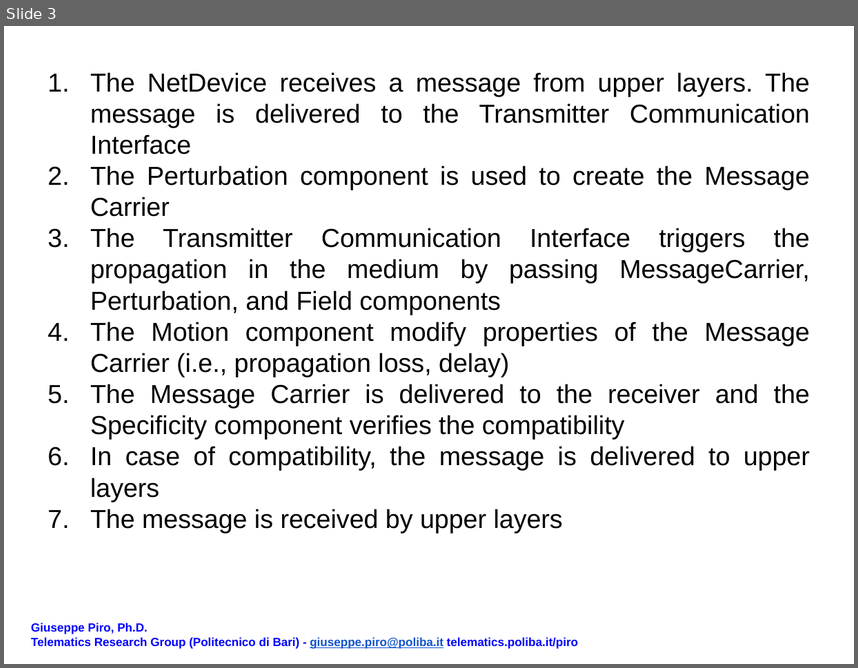
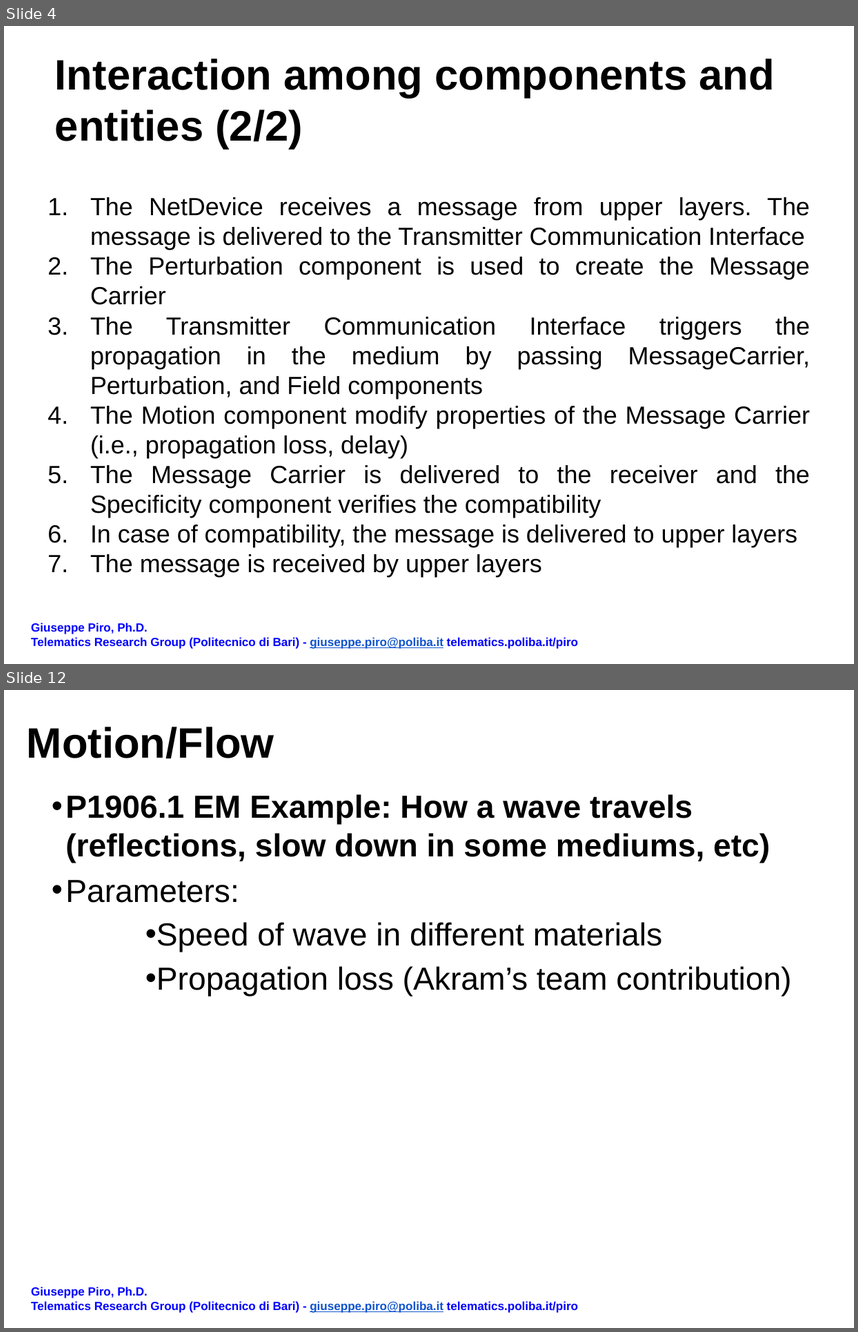
Before and after one commit to EnzoRong1013/ieee-p1906-1-reference-code, a slide deck: docs/mapping_scheme.pptx. Shown one above the other, each under a label of ours: slide 3 before the commit, slides 4 and 12 after it; the slides between them are not shown. The pictures are 858x668 and 858x1332 pixels, drawn with LibreOffice and Linux fonts; fonts in the diff are those of the drawing. Boxes give left, top, right and bottom in pixels: in the first picture for what was removed or moved away, otherwise in the second. Text is boxed around its words. In the diff, an @@ line names an element or a change of style, - is before the commit and + after.

Commit message:
updated presentation on em example

```diff
--- a/docs/mapping_scheme.pptx
+++ b/docs/mapping_scheme.pptx
@@ slide 12 added at [4, 690, 854, 1328], background #FFFFFF @@
@@ title added at [27, 727, 274, 759], 36 pt, text #000000, bold @@
+Motion/Flow
@@ text added at [65, 794, 791, 996], 27 pt, text #000000 @@
+• P1906.1 EM Example: How a wave travels (reflections, slow down in some mediums, etc)
+• Parameters:
+  • Speed of wave in different materials
+  • Propagation loss (Akram’s team contribution)
@@ text added at [31, 1286, 578, 1312], 10 pt, text #0000FF, bold @@
+Giuseppe Piro, Ph.D.
+Telematics Research Group (Politecnico di Bari) - giuseppe.piro@poliba.it telematics.poliba.it/piro
@@ what was slide 3 is now slide 4 @@
@@ slide 4 changed as well @@
@@ title added at [55, 58, 774, 149], 36 pt, text #000000, bold @@
+Interaction among components and entities (2/2)
@@ text "The NetDevice receives a message ...": place and size @@
-text "The NetDevice receives a message ..." at [90, 72, 810, 532]
+text "The NetDevice receives a message ..." at [90, 197, 811, 577]
@@ text "The NetDevice receives a message ..." at [90, 197, 811, 577]: size 22 to 21 pt @@
```
Also in this commit, not shown: 2 other slides changed, 18 other slides added.
